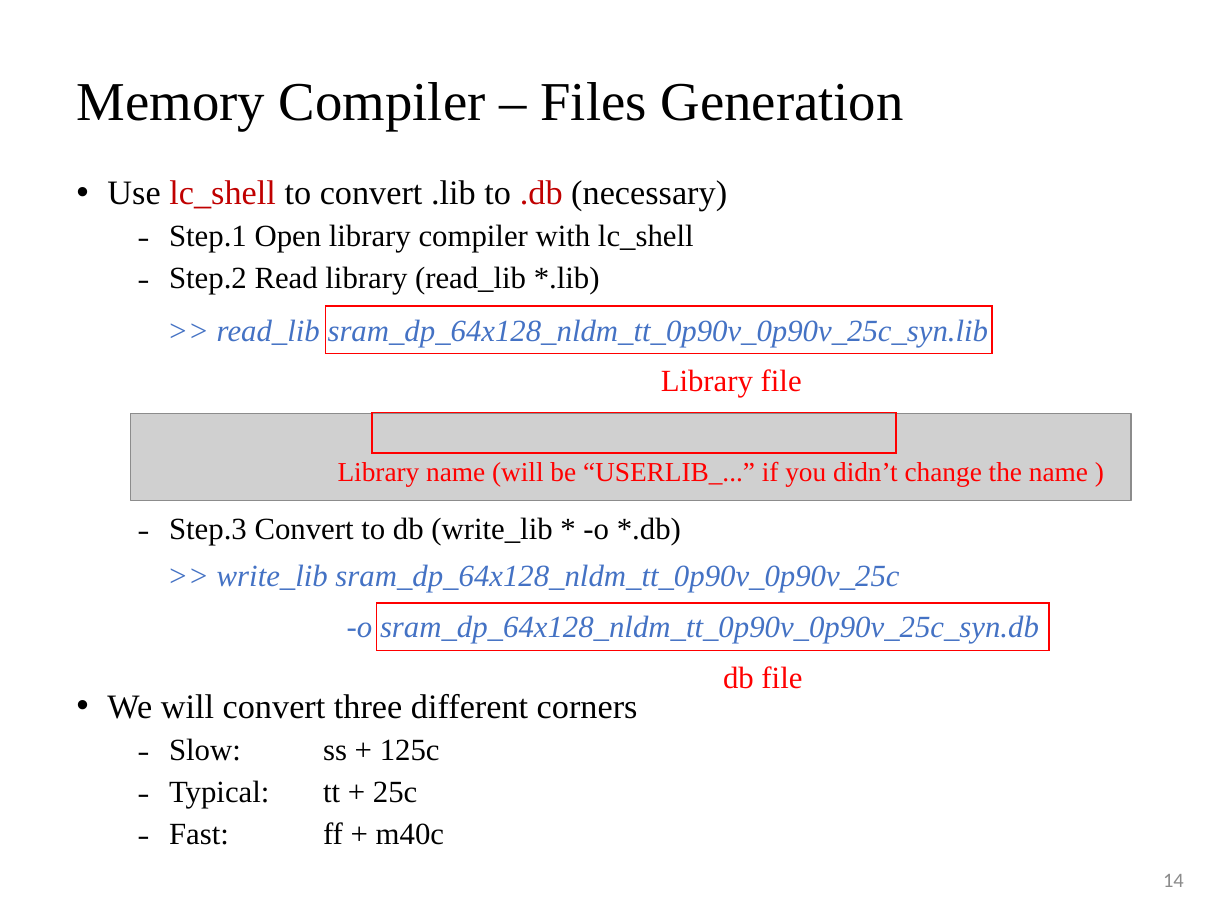
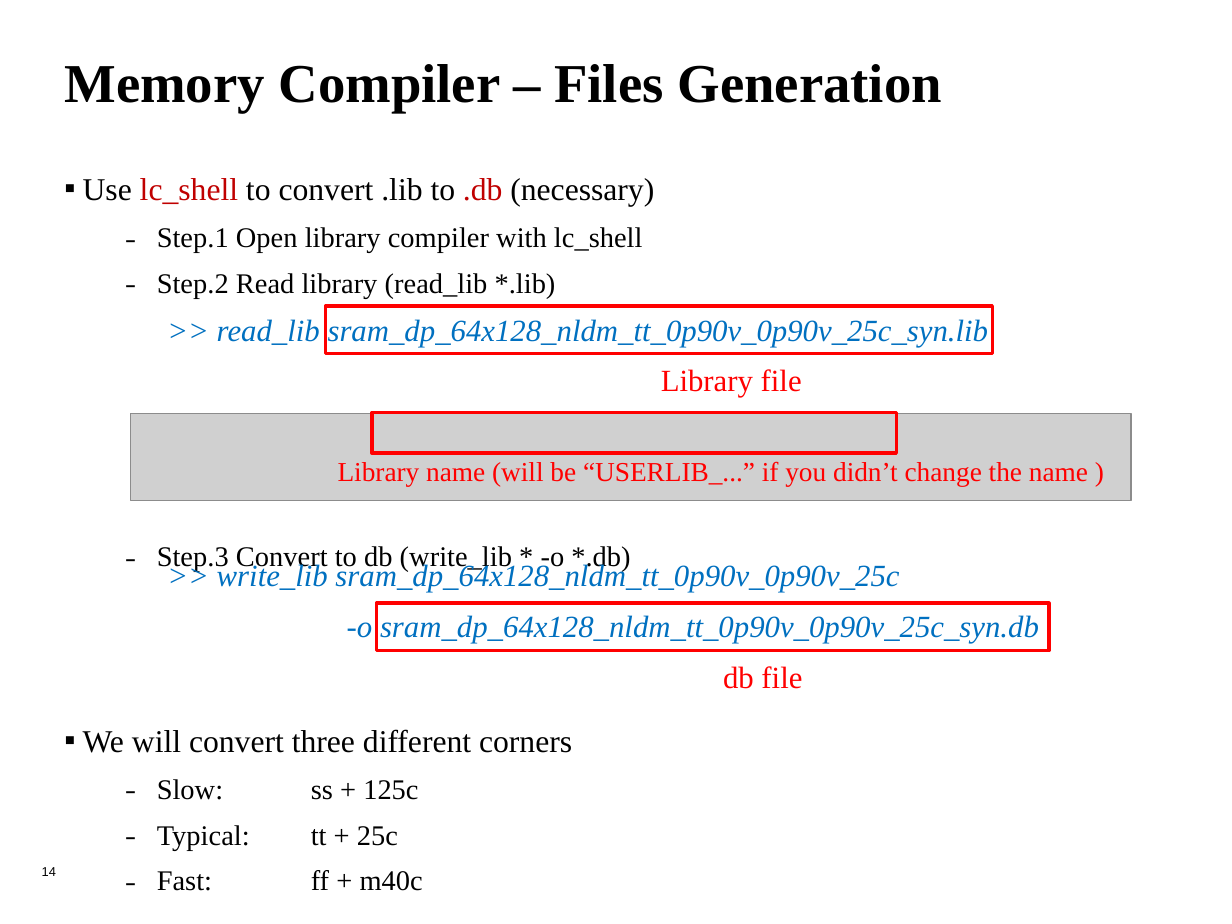
Before and after one commit to leo870823/2020-SRAM-training-course, a slide deck: slide 14 of MemoryCompiler_tutorial.pptx. Drawn at 1232x924 pixels with LibreOffice and Linux fonts; fonts in the diff are those of the drawing; grey boxes stand for pictures; background and template pictures are left out. Boxes give left, top, right and bottom in pixels: in the first picture for what was removed or moved away, otherwise in the second. Text is boxed around its words. In the diff, an @@ line names an element or a change of style, - is before the commit and + after.

```diff
--- a/MemoryCompiler_tutorial.pptx
+++ b/MemoryCompiler_tutorial.pptx
@@ title "Memory Compiler – Files Generation" at [64,64,941,113]: bold on; vertical alignment middle to top @@
@@ text "Use lc_shell to convert .lib ..." at [83,178,654,891]: size 20 to 18.5 pt in "Use lc_shell to convert .lib to .db ...", "We will convert three different corners"; size 18 to 16.6 pt in "Step.1 Open library compiler with lc_shell", "Step.2 Read library (read_lib *.lib)", "Step.3 Convert to db (write_lib * -o ...", "Slow: ss + 125c" and 2 more places; bullet • to ▪; line spacing 0.9 to 1; less space between paragraphs; more space between paragraphs @@
@@ text colour #4472C4 to #0070C0 in 3 elements at [217,319,989,347], [217,562,899,592], [347,615,1039,643] @@
@@ outline #FF0000 1 pt to #FF0000 2 pt in 3 elements at [325,306,992,354], [372,413,897,453], [377,604,1050,652] @@
@@ page number added at [42,867,56,876], 7.5 pt, text #000000 @@
+14
@@ page number removed at [1163,874,1184,887] @@
-14
```
Also in this commit, not shown: 32 other slides changed, 1 other file.
